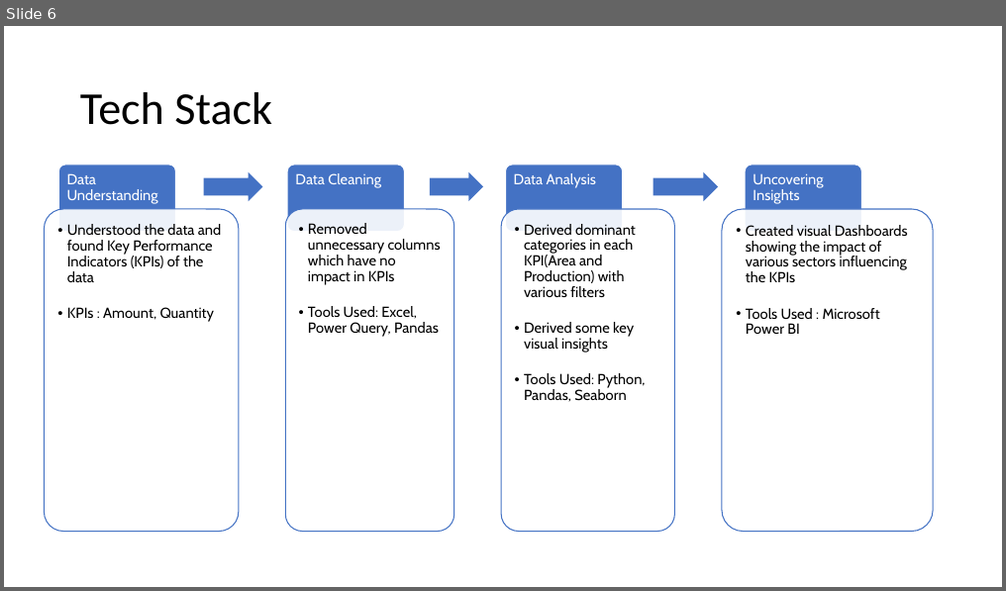
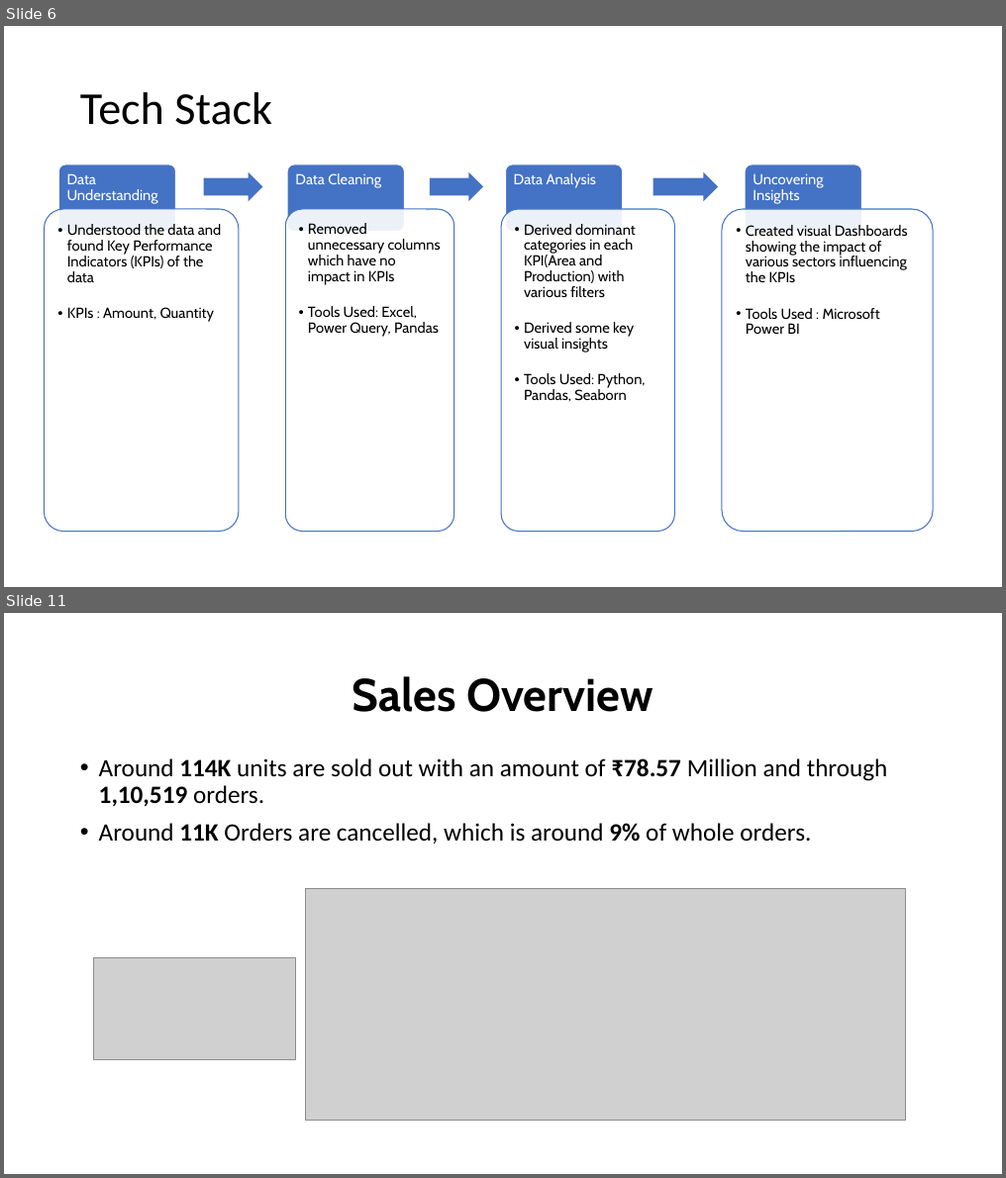
Before and after one commit to saikrishnatandasi/amazon-innobyte, a slide deck: Amazon Sales Analysis.pptx. Shown one above the other, each under a label of ours: slide 6 before the commit, slides 6 and 11 after it; the slides between them are not shown. The pictures are 1006x591 and 1006x1178 pixels, drawn with LibreOffice and Linux fonts; fonts in the diff are those of the drawing; grey boxes stand for pictures. Boxes give left, top, right and bottom in pixels: in the first picture for what was removed or moved away, otherwise in the second. Text is boxed around its words. In the diff, an @@ line names an element or a change of style, - is before the commit and + after.

```diff
--- a/Amazon Sales Analysis.pptx
+++ b/Amazon Sales Analysis.pptx
@@ slide 11 added at bbox=[4, 613, 1002, 1174], background #FFFFFF @@
@@ title added at bbox=[352, 676, 653, 712], 44 pt, text #000000, bold @@
+Sales Overview
@@ text added at bbox=[99, 759, 888, 844], 24 pt, text #000000 @@
+• Around 114K units are sold out with an amount of ₹78.57 Million and through 1,10,519 orders.
+• Around 11K Orders are cancelled, which is around 9% of whole orders.
@@ picture added at bbox=[306, 889, 905, 1121] @@
@@ picture added at bbox=[94, 959, 296, 1059] @@
```
Also in this commit, not shown: 9 other slides added, 1 other file.
